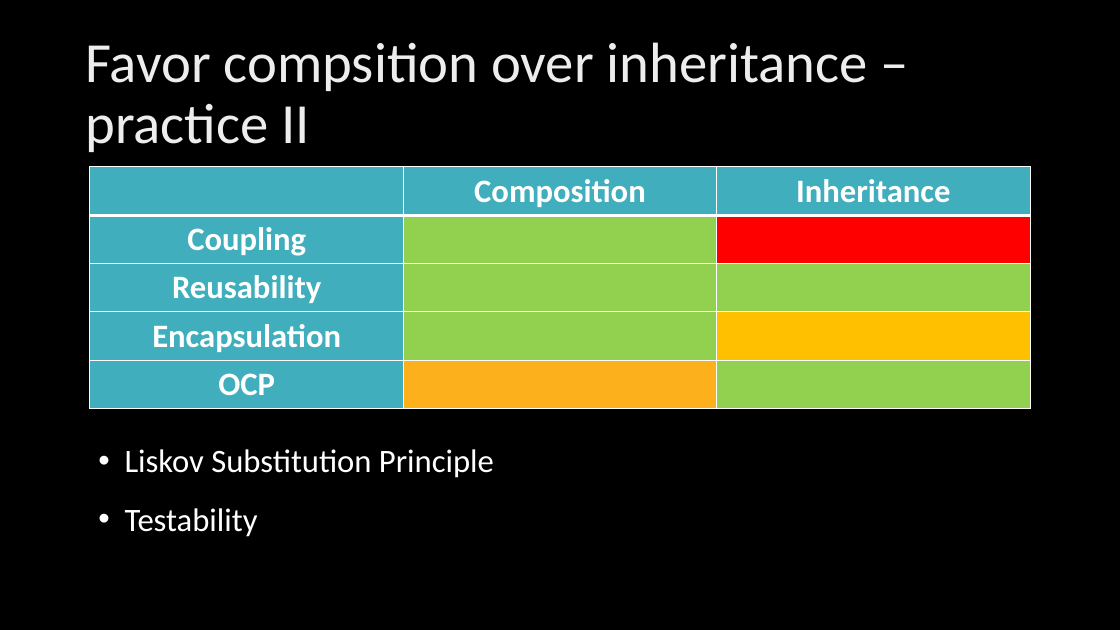
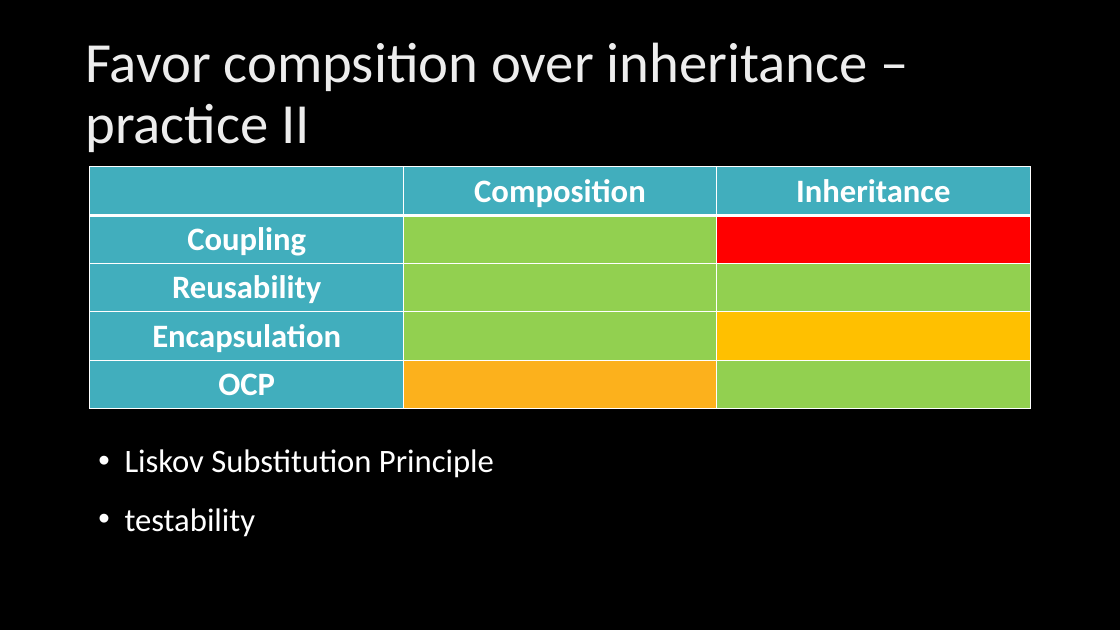
Before and after one commit to KonradGalczynski/Learning, a slide deck: slide 7 of CleanCodeCleanArch/CleanCodeCleanArch.pptx. Drawn at 1120x630 pixels with LibreOffice and Linux fonts; fonts in the diff are those of the drawing; background and template pictures are left out. Boxes give left, top, right and bottom in pixels: in the first picture for what was removed or moved away, otherwise in the second. Text is boxed around its words. In the diff, an @@ line names an element or a change of style, - is before the commit and + after.

```diff
--- a/CleanCodeCleanArch/CleanCodeCleanArch.pptx
+++ b/CleanCodeCleanArch/CleanCodeCleanArch.pptx
@@ text at (125,508,256,537): text changed @@
-• Testability
+• testability
```
Also in this commit, not shown: 7 other slides changed, 5 slides added, 1 slide removed.
